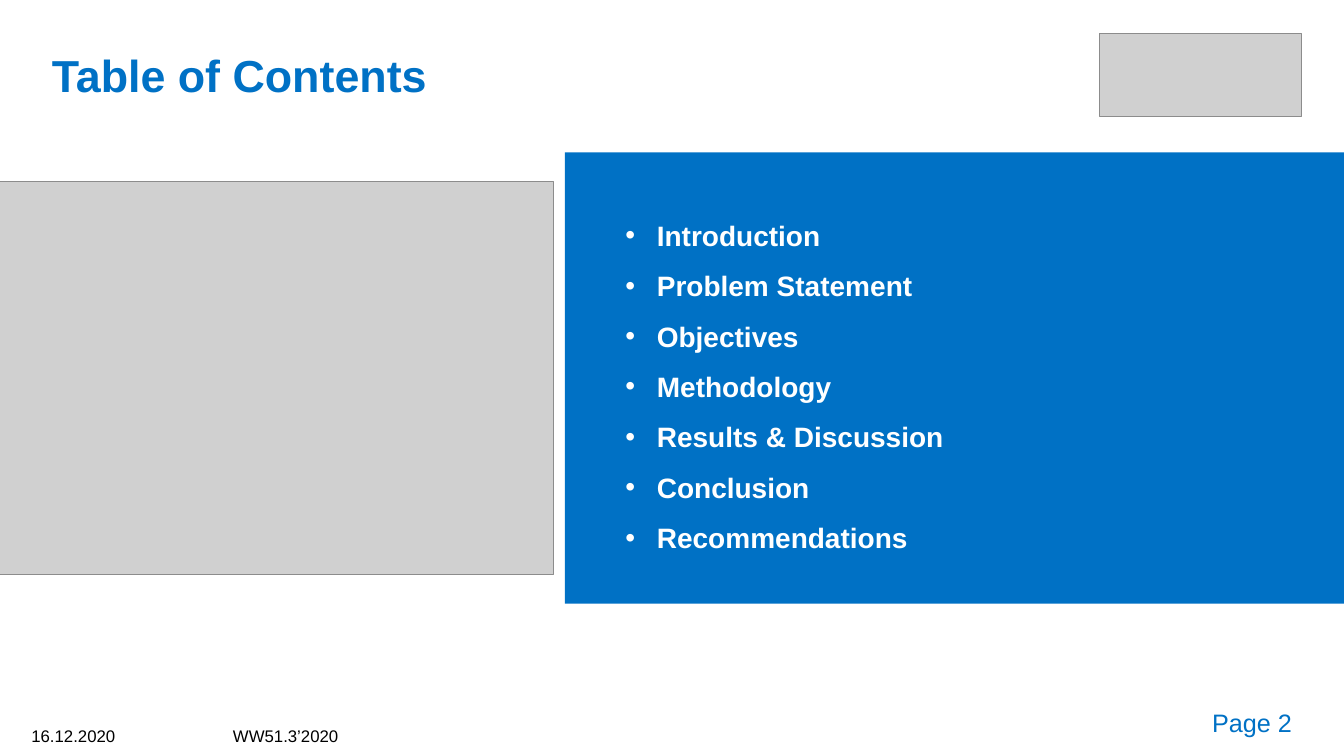
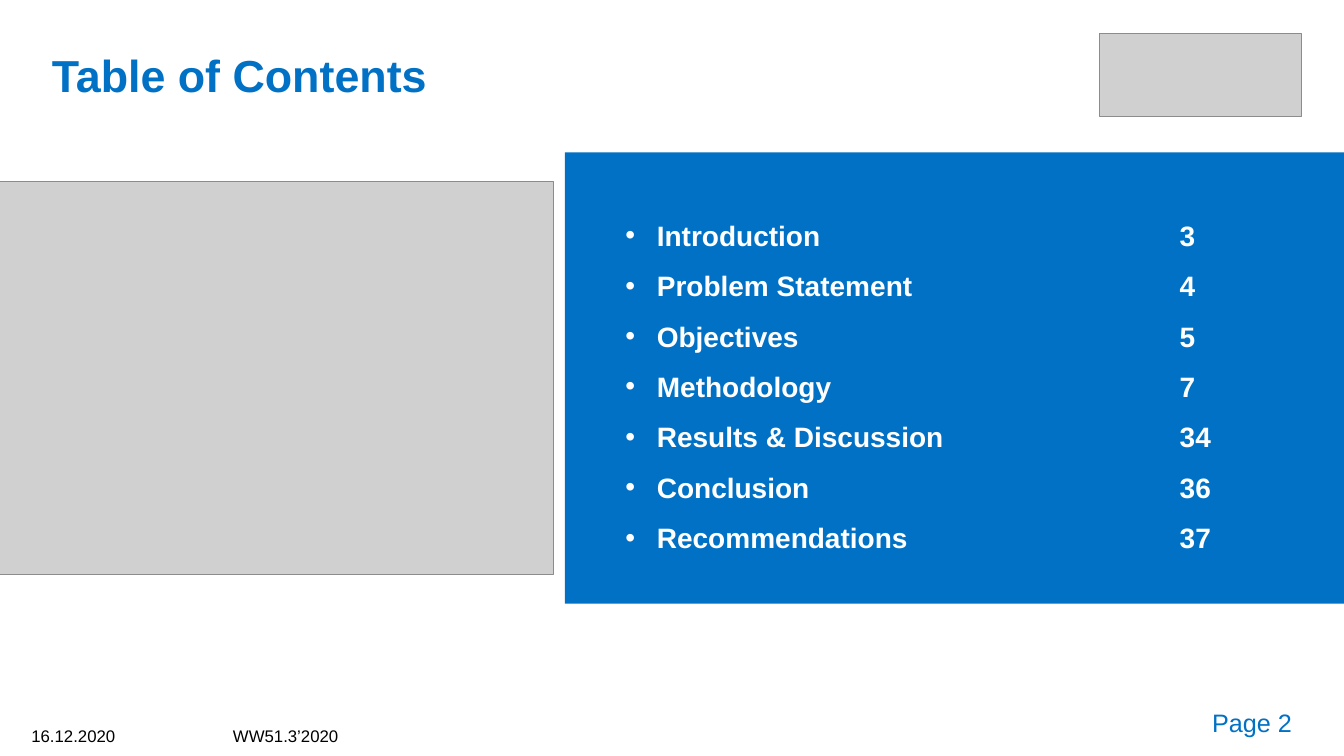
Before and after one commit to Shahidan101/shahidan-idris-SIP-documents, a slide deck: slide 2 of SIP Slides_25204_Shahidan bin Idris_EE.pptx. Drawn at 1344x756 pixels with LibreOffice and Linux fonts; fonts in the diff are those of the drawing; grey boxes stand for pictures. Boxes give left, top, right and bottom in pixels: in the first picture for what was removed or moved away, otherwise in the second. Text is boxed around its words. In the diff, an @@ line names an element or a change of style, - is before the commit and + after.

Commit message:
Latest version

```diff
--- a/SIP Slides_25204_Shahidan bin Idris_EE.pptx
+++ b/SIP Slides_25204_Shahidan bin Idris_EE.pptx
@@ text in rectangle at [657,225,1211,549]: text changed @@
-  • Introduction
-  • Problem Statement
-  • Objectives
-  • Methodology
-  • Results & Discussion
-  • Conclusion
-  • Recommendations
+  • Introduction 3
+  • Problem Statement 4
+  • Objectives 5
+  • Methodology 7
+  • Results & Discussion 34
+  • Conclusion 36
+  • Recommendations 37
```
